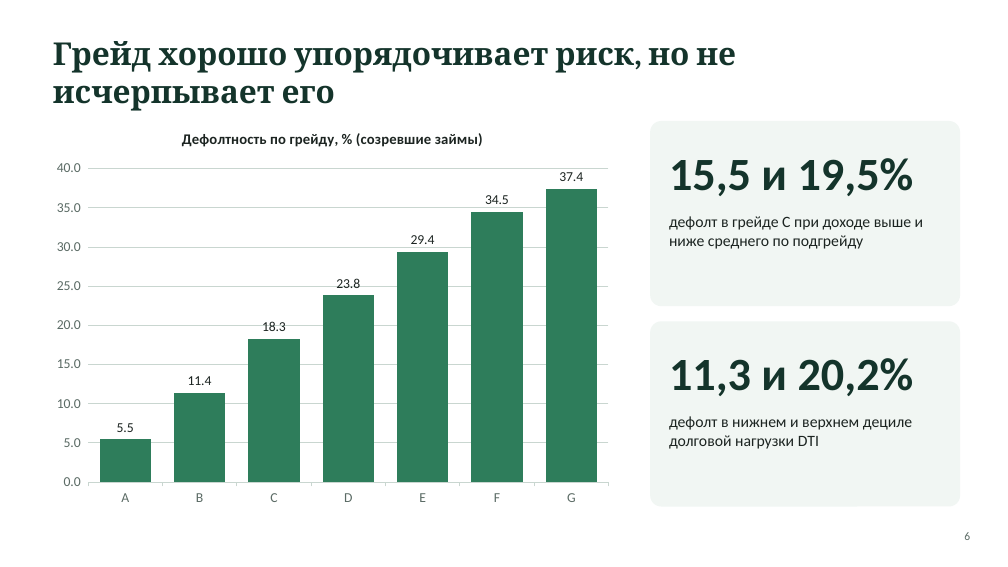
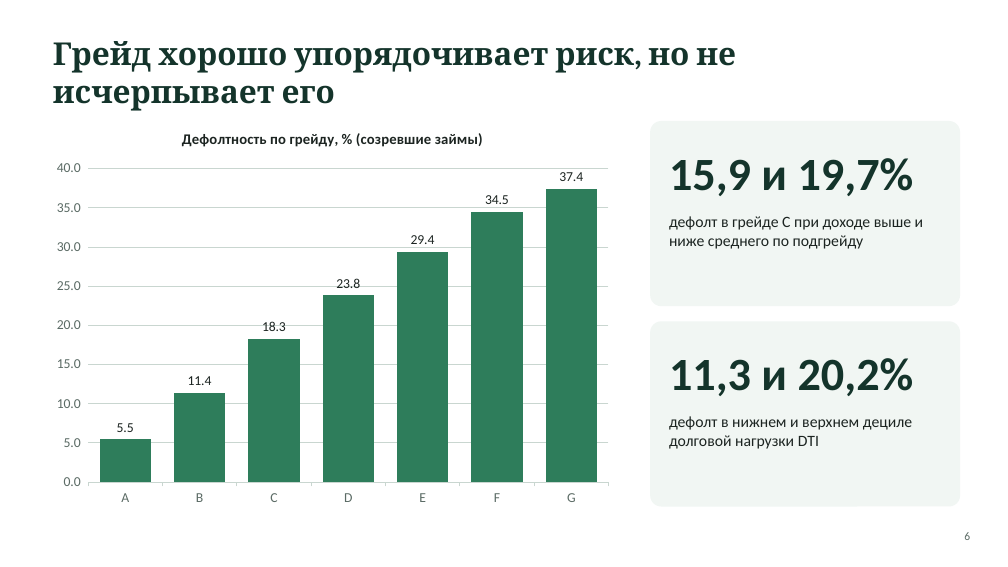
Before and after one commit to yersaa/Loan_default_prediction, a slide deck: slide 6 of docs/presentation.pptx. Drawn at 1008x567 pixels with LibreOffice and Linux fonts; fonts in the diff are those of the drawing. Boxes give left, top, right and bottom in pixels: in the first picture for what was removed or moved away, otherwise in the second. Text is boxed around its words. In the diff, an @@ line names an element or a change of style, - is before the commit and + after.

```diff
--- a/docs/presentation.pptx
+++ b/docs/presentation.pptx
@@ text at bbox=[669, 158, 914, 196]: text changed @@
-15,5 и 19,5%
+15,9 и 19,7%
```
Also in this commit, not shown: 4 other slides changed, 5 other files.
